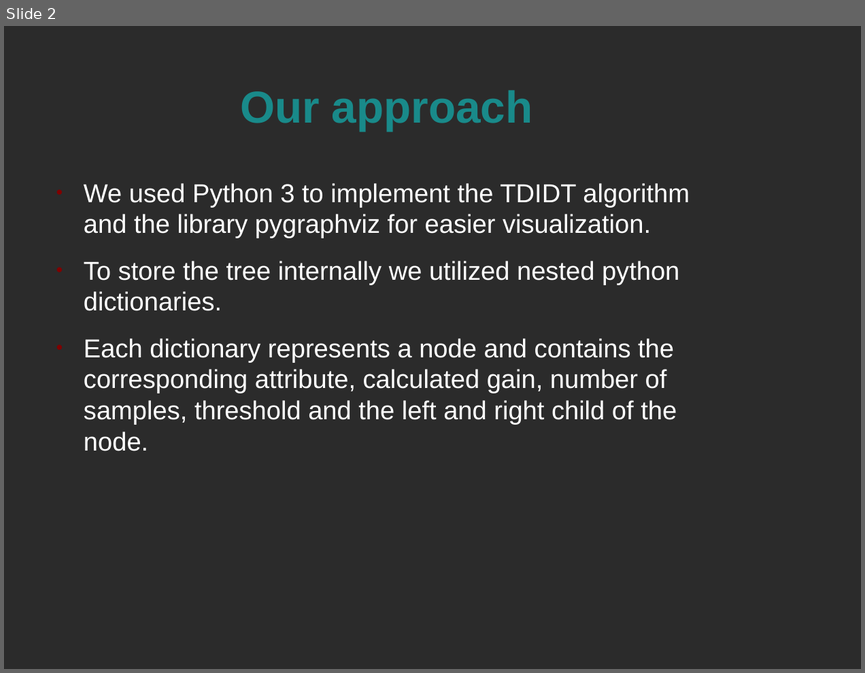
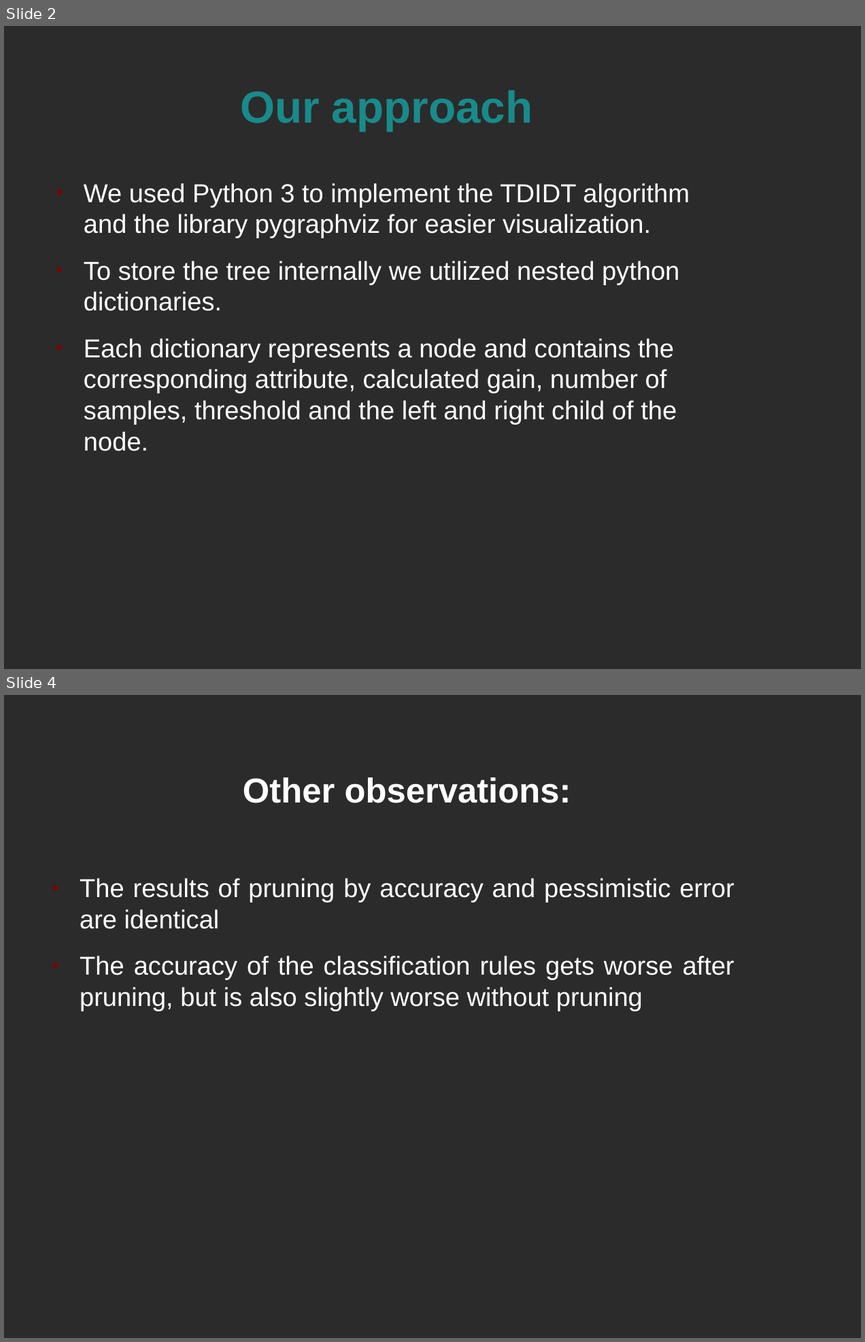
Before and after one commit to Silberschleier/ilas-ml-exercises, a slide deck: sheet02/results/Presentation_exercise_5.odp. Shown one above the other, each under a label of ours: slide 2 before the commit, slides 2 and 4 after it; the slides between them are not shown. The pictures are 865x673 and 865x1342 pixels, drawn with LibreOffice and Linux fonts; fonts in the diff are those of the drawing; background and template pictures are left out; a plain dark background stands for a picture behind light text. Boxes give left, top, right and bottom in pixels: in the first picture for what was removed or moved away, otherwise in the second. Text is boxed around its words. In the diff, an @@ line names an element or a change of style, - is before the commit and + after.

Commit message:
presentation of results added

```diff
--- a/sheet02/results/Presentation_exercise_5.odp
+++ b/sheet02/results/Presentation_exercise_5.odp
@@ slide 4 added at bbox=[4, 695, 861, 1338], background picture (left out) @@
@@ text added at bbox=[79, 777, 734, 1011], 24 pt, text #FFFFFF @@
+Other observations:
+● The results of pruning by accuracy and pessimistic error are identical
+● The accuracy of the classification rules gets worse after pruning, but is also slightly worse without pruning
```
Also in this commit, not shown: 3 slides changed, 4 other slides added, 2 slides removed, 2 other files.
